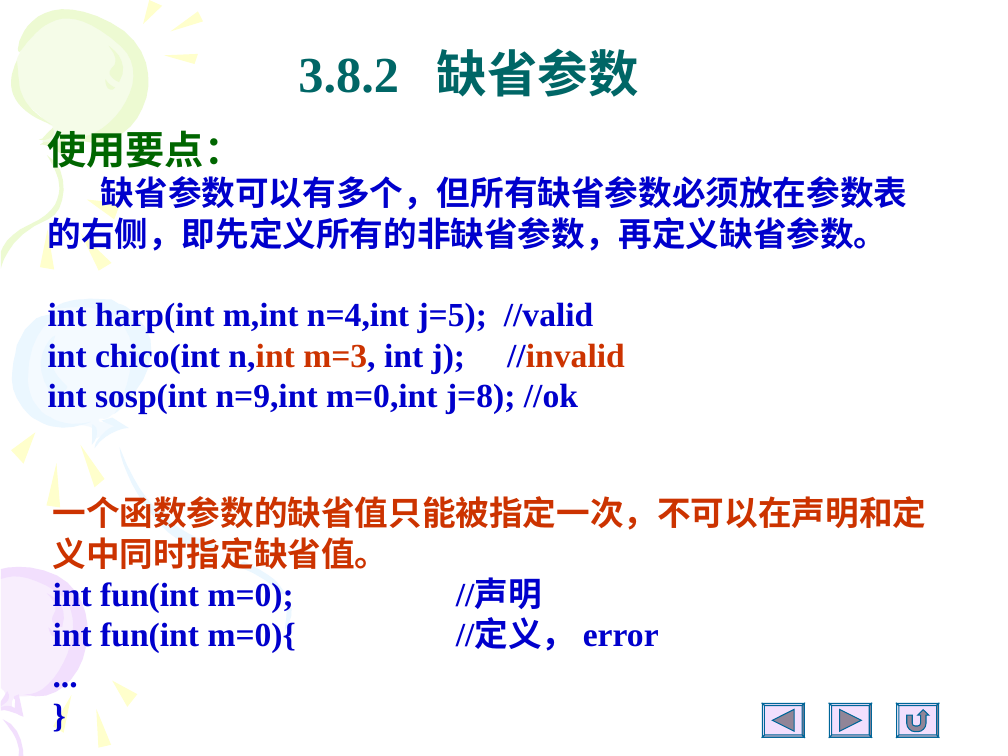
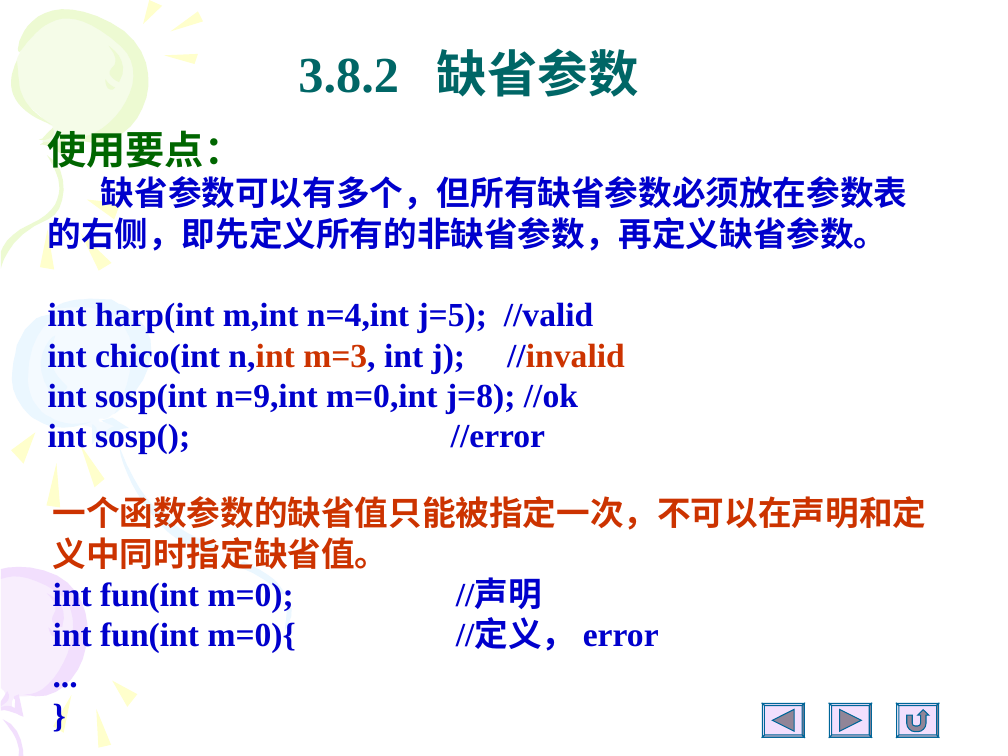
Before and after one commit to Changhe160/Changhe160.github.io, a slide deck: slide 57 of teachingRes/Cplusplus/unit03函数.ppt. Drawn at 1008x756 pixels with LibreOffice and Linux fonts; fonts in the diff are those of the drawing. Boxes give left, top, right and bottom in pixels: in the first picture for what was removed or moved away, otherwise in the second. Text is boxed around its words. In the diff, an @@ line names an element or a change of style, - is before the commit and + after.

Commit message:
C++

```diff
--- a/teachingRes/Cplusplus/unit03函数.ppt
+++ b/teachingRes/Cplusplus/unit03函数.ppt
@@ text at (x1=48, y1=423, x2=545, y2=454): paragraph added @@
+int sosp(); //error
@@ freeform shape at (x1=94, y1=447, x2=238, y2=559): outline redrawn @@
```
Also in this commit, not shown: 84 other slides changed.
